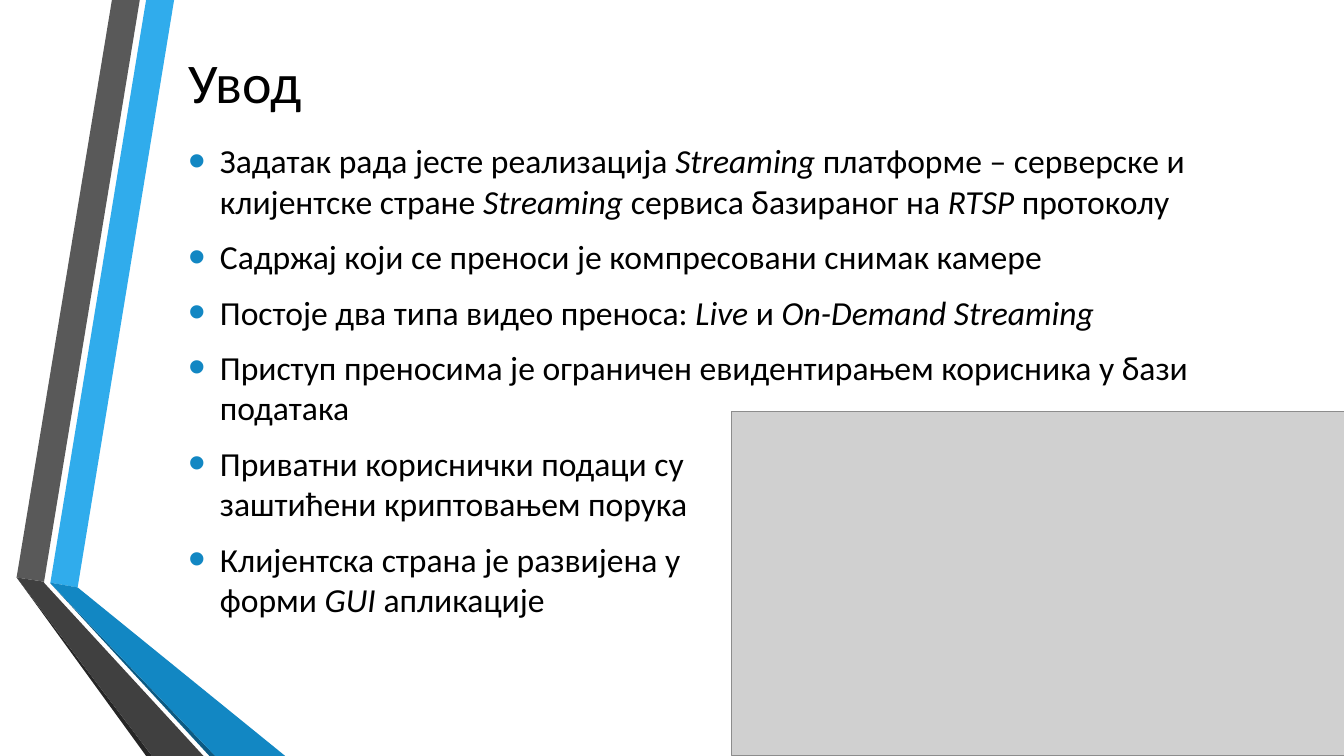
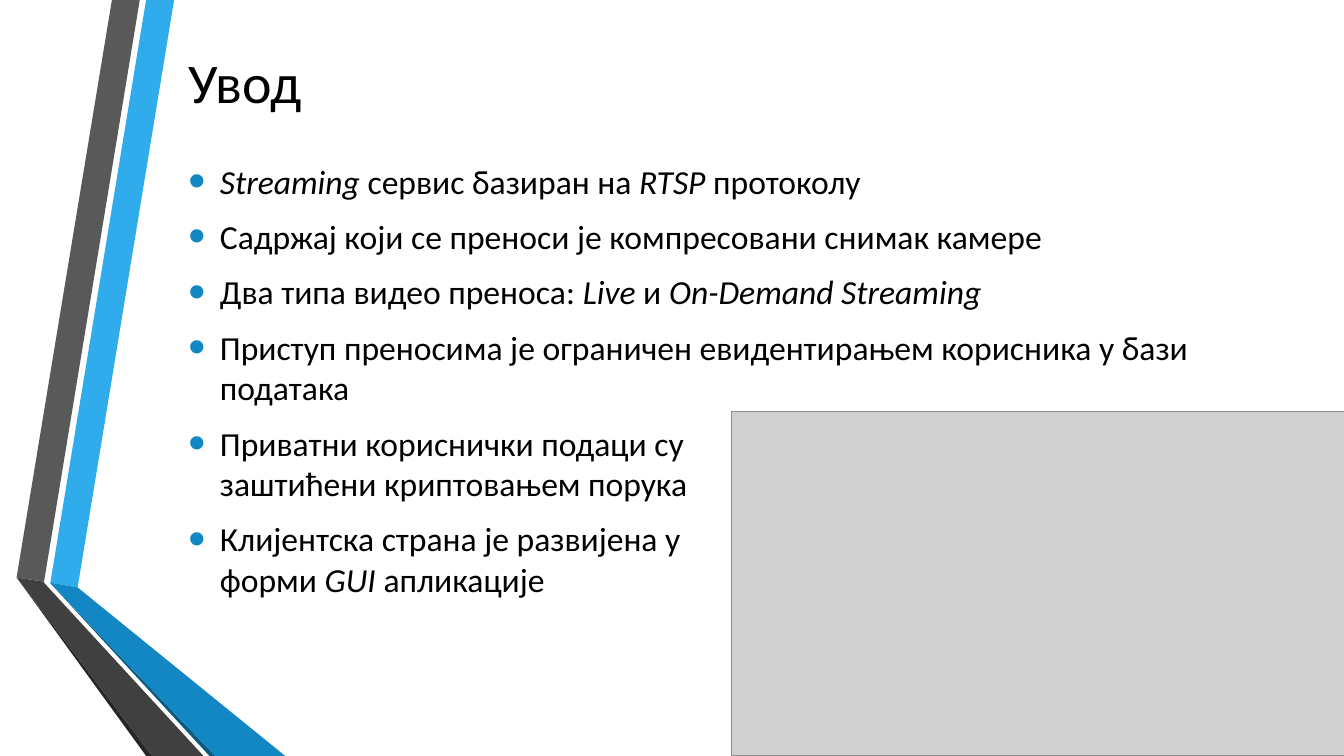
Before and after one commit to jovanSlavujevic96/MSc_RtspStreaming_Cpp, a slide deck: slide 2 of doc/prezentacija_master_e1-12_2020.pptx. Drawn at 1344x756 pixels with LibreOffice and Linux fonts; fonts in the diff are those of the drawing; grey boxes stand for pictures; background and template pictures are left out. Boxes give left, top, right and bottom in pixels: in the first picture for what was removed or moved away, otherwise in the second. Text is boxed around its words. In the diff, an @@ line names an element or a change of style, - is before the commit and + after.

```diff
--- a/doc/prezentacija_master_e1-12_2020.pptx
+++ b/doc/prezentacija_master_e1-12_2020.pptx
@@ text at (220, 171, 860, 200): text changed @@
-• Задатак рада јесте реализација Streaming платформе – серверске и клијентске стране Streaming сервиса базираног на RTSP протоколу
+• Streaming сервис базиран на RTSP протоколу
@@ text at (220, 280, 981, 310): text changed; italic on @@
-• Постоје два типа видео преноса: Live и On-Demand Streaming
+• Два типа видео преноса: Live и On-Demand Streaming
```
Also in this commit, not shown: 4 other slides changed, 1 slide added, 2 slides removed, 1 other file.
